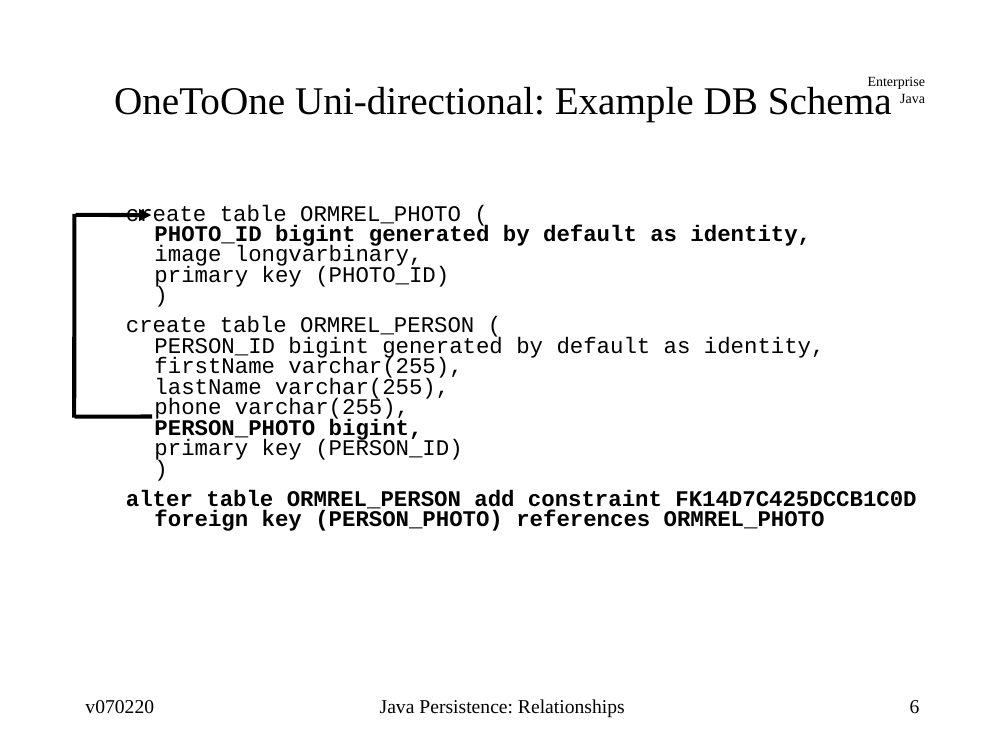
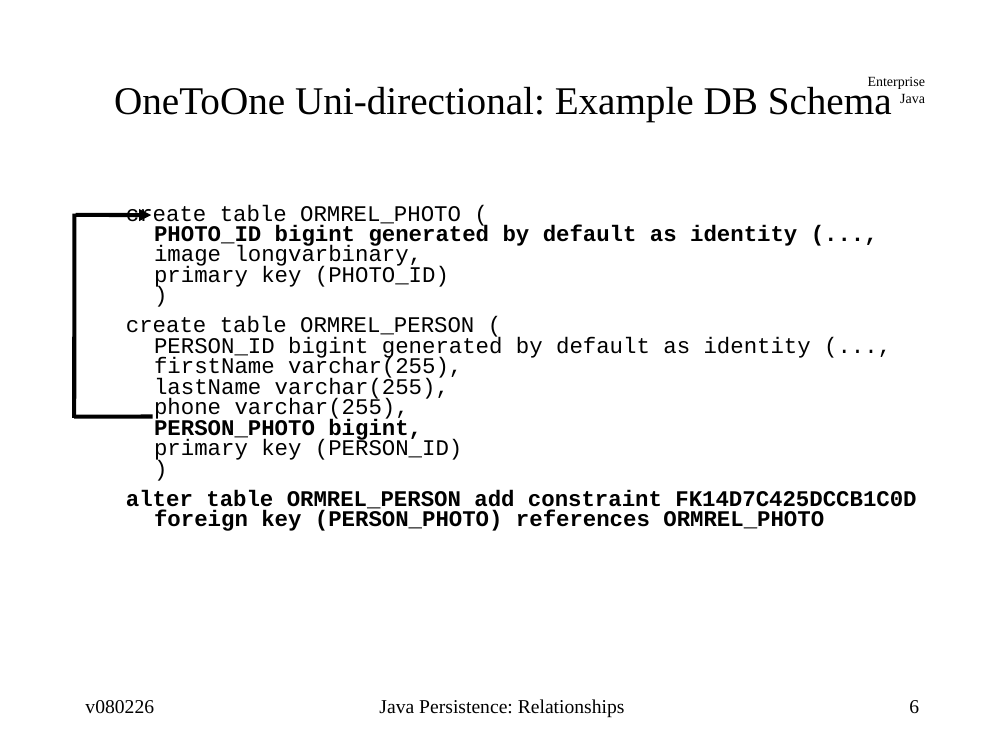
Before and after one commit to jcstaff/ejava-javaee, a slide deck: slide 6 of ormRelations/src/site/resources/lectures/ormRelations.ppt. Drawn at 1008x756 pixels with LibreOffice and Linux fonts; fonts in the diff are those of the drawing. Boxes give left, top, right and bottom in pixels: in the first picture for what was removed or moved away, otherwise in the second. Text is boxed around its words. In the diff, an @@ line names an element or a change of style, - is before the commit and + after.

```diff
--- a/ormRelations/src/site/resources/lectures/ormRelations.ppt
+++ b/ormRelations/src/site/resources/lectures/ormRelations.ppt
@@ text at bbox=[126, 204, 811, 462]: text changed @@
-  create table ORMREL_PHOTO (
-  PHOTO_ID bigint generated by default as identity,
-  image longvarbinary,
-  primary key (PHOTO_ID)
-  )
-  create table ORMREL_PERSON (
-  PERSON_ID bigint generated by default as identity, firstName varchar(255),
-  lastName varchar(255),
-  phone varchar(255),
-  PERSON_PHOTO bigint,
-  primary key (PERSON_ID)
-  )
+  create table ORMREL_PHOTO (
+  PHOTO_ID bigint generated by default as identity (...,
+  image longvarbinary,
+  primary key (PHOTO_ID)
+  )
+  create table ORMREL_PERSON (
+  PERSON_ID bigint generated by default as identity (..., firstName varchar(255),
+  lastName varchar(255),
+  phone varchar(255),
+  PERSON_PHOTO bigint,
+  primary key (PERSON_ID)
+  )
@@ text at bbox=[85, 700, 154, 714]: text changed @@
-v070220
+v080226
```
Also in this commit, not shown: 61 other slides changed, 1 slide added, 9 other files.
